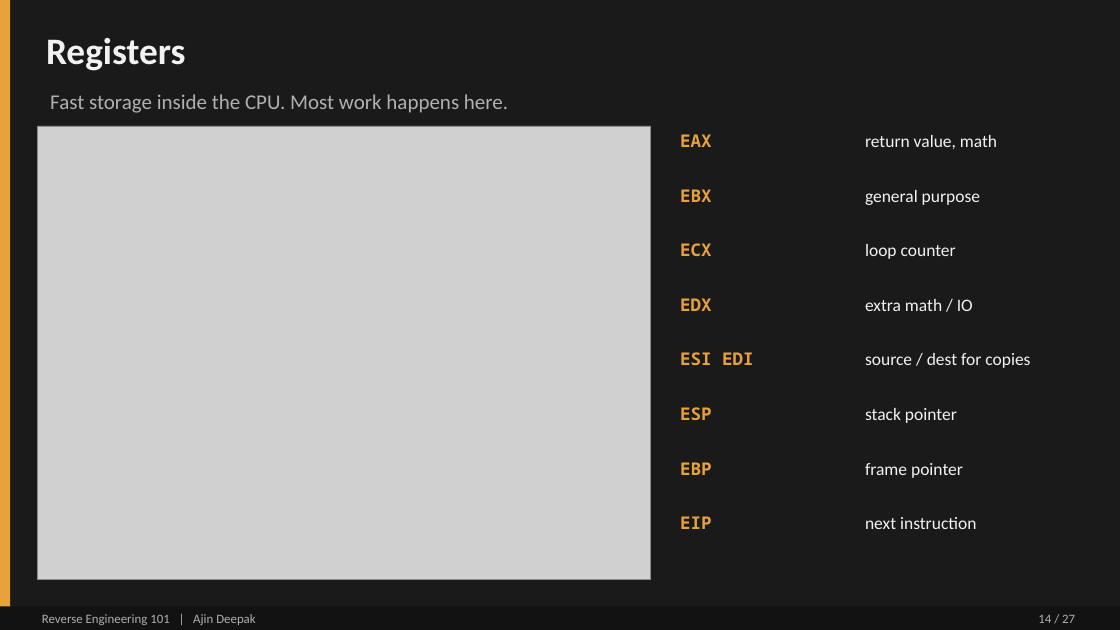
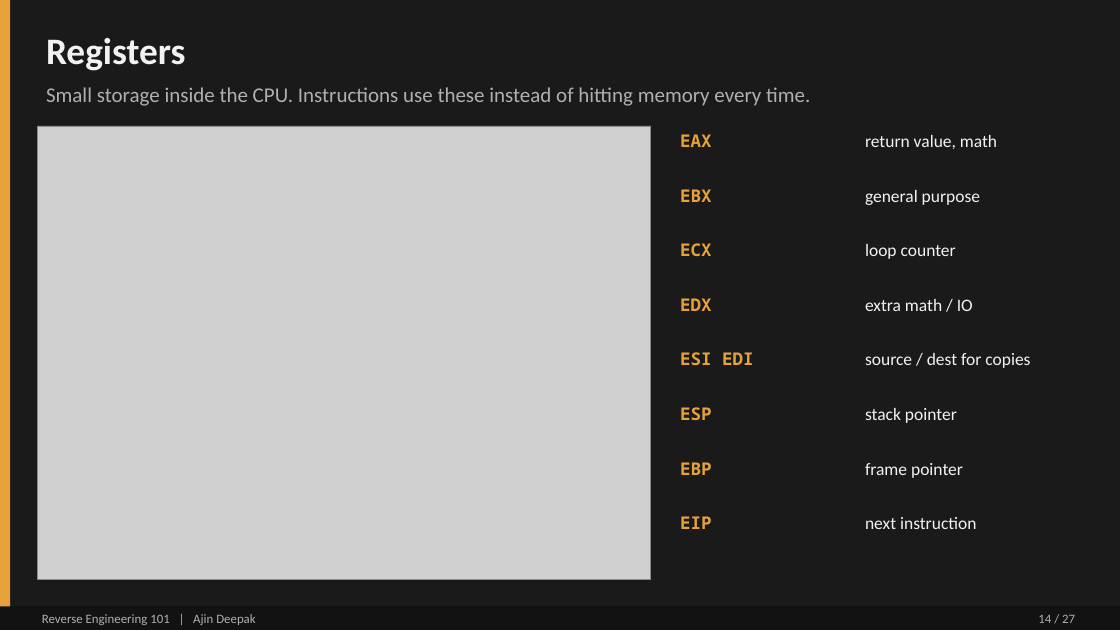
Before and after one commit to DERE-ad2001/reverse-engineering-101, a slide deck: slide 14 of Reverse Engineering 101.pptx. Drawn at 1120x630 pixels with LibreOffice and Linux fonts; fonts in the diff are those of the drawing; grey boxes stand for pictures. Boxes give left, top, right and bottom in pixels: in the first picture for what was removed or moved away, otherwise in the second. Text is boxed around its words. In the diff, an @@ line names an element or a change of style, - is before the commit and + after.

```diff
--- a/Reverse Engineering 101.pptx
+++ b/Reverse Engineering 101.pptx
@@ text at (x1=46, y1=87, x2=810, y2=106): text changed @@
-Fast storage inside the CPU. Most work happens here.
+Small storage inside the CPU. Instructions use these instead of hitting memory every time.
```
Also in this commit, not shown: 5 other slides changed.
